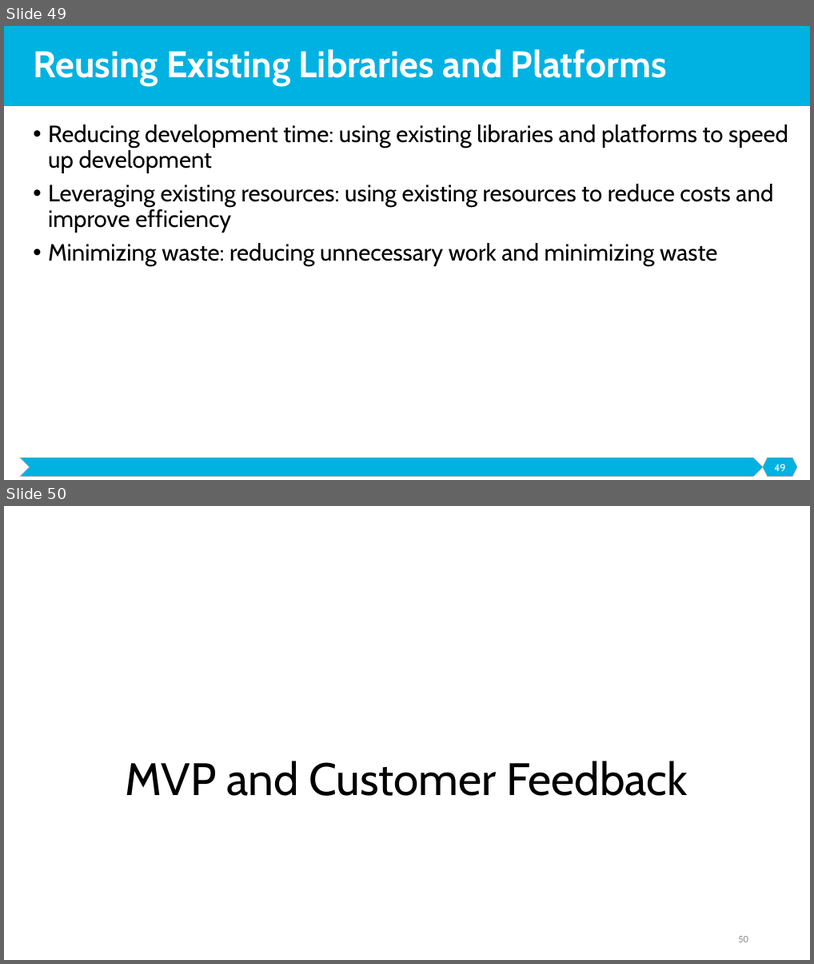
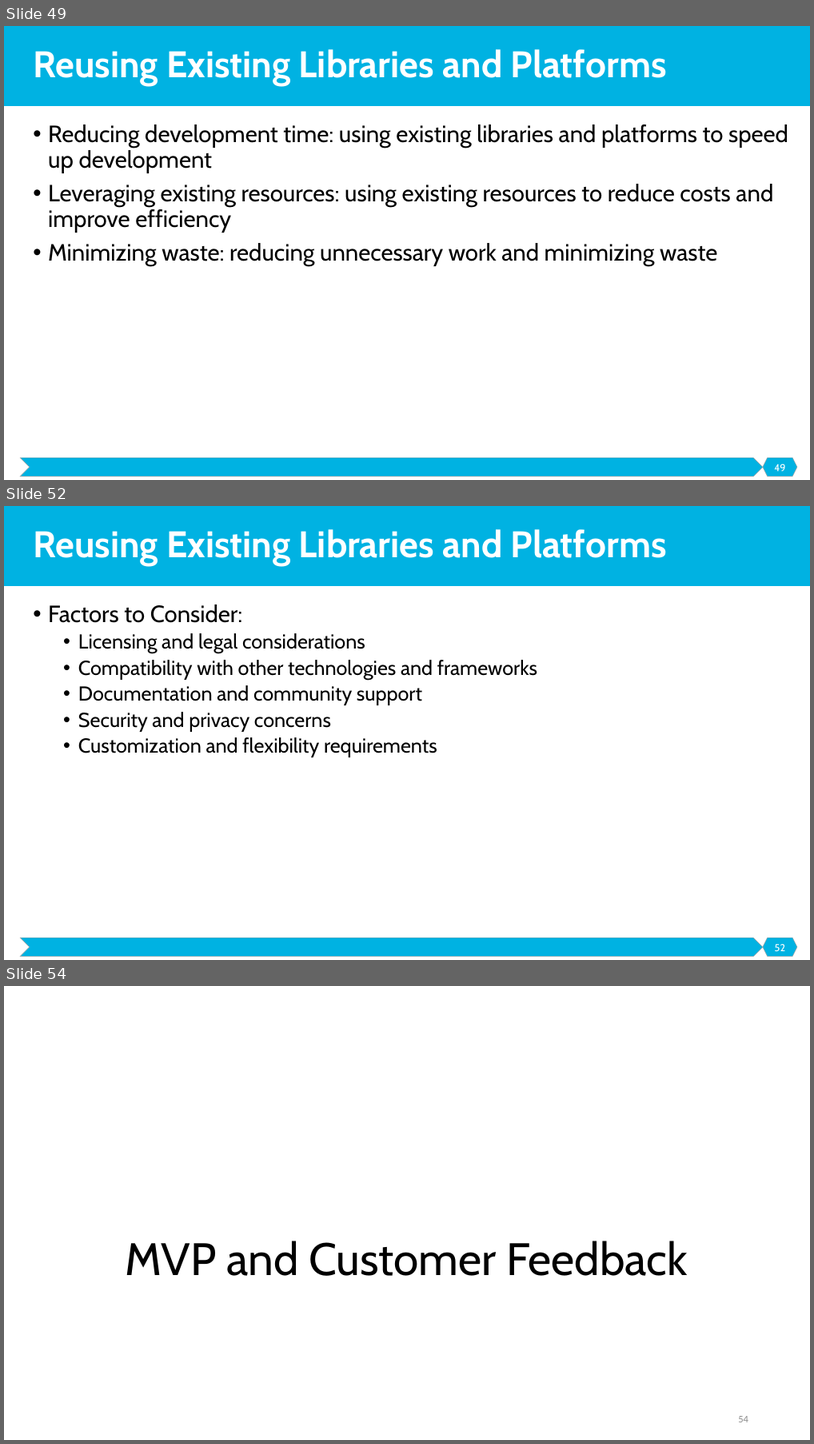
Before and after one commit to malenezi/malenezi, a slide deck: SE495/Lectures/4-Development and Prototyping/Development and Prototyping.pptx. Shown one above the other, each under a label of ours: slides 49 and 50 before the commit, slides 49, 52 and 54 after it; the slides between them are not shown. The pictures are 814x964 and 814x1444 pixels, drawn with LibreOffice and Linux fonts; fonts in the diff are those of the drawing. Boxes give left, top, right and bottom in pixels: in the first picture for what was removed or moved away, otherwise in the second. Text is boxed around its words. In the diff, an @@ line names an element or a change of style, - is before the commit and + after.

```diff
--- a/SE495/Lectures/4-Development and Prototyping/Development and Prototyping.pptx
+++ b/SE495/Lectures/4-Development and Prototyping/Development and Prototyping.pptx
@@ slide 52 added at [4,506,810,960], background #FFFFFF; not listed: 3 template elements that a slide beside it also shows @@
@@ title added at [33,529,667,566], 44 pt, text #FFFFFF, bold @@
+Reusing Existing Libraries and Platforms
@@ text added at [48,604,538,757], 24 pt, text #000000 @@
+• Factors to Consider:
+  • Licensing and legal considerations
+  • Compatibility with other technologies and frameworks
+  • Documentation and community support
+  • Security and privacy concerns
+  • Customization and flexibility requirements
@@ page number added at [775,944,786,951], 12 pt, text #FFFFFF @@
+52
@@ what was slide 50 is now slide 54 @@
@@ page number at [738,1416,749,1422]: text changed @@
-50
+54
```
Also in this commit, not shown: 2 slides changed, 3 other slides added, 3 other files.
